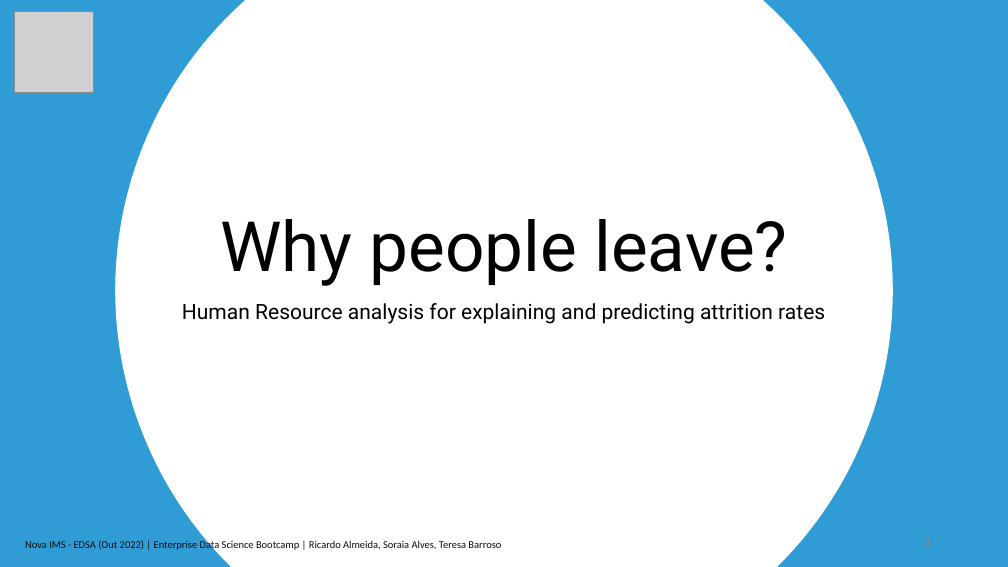
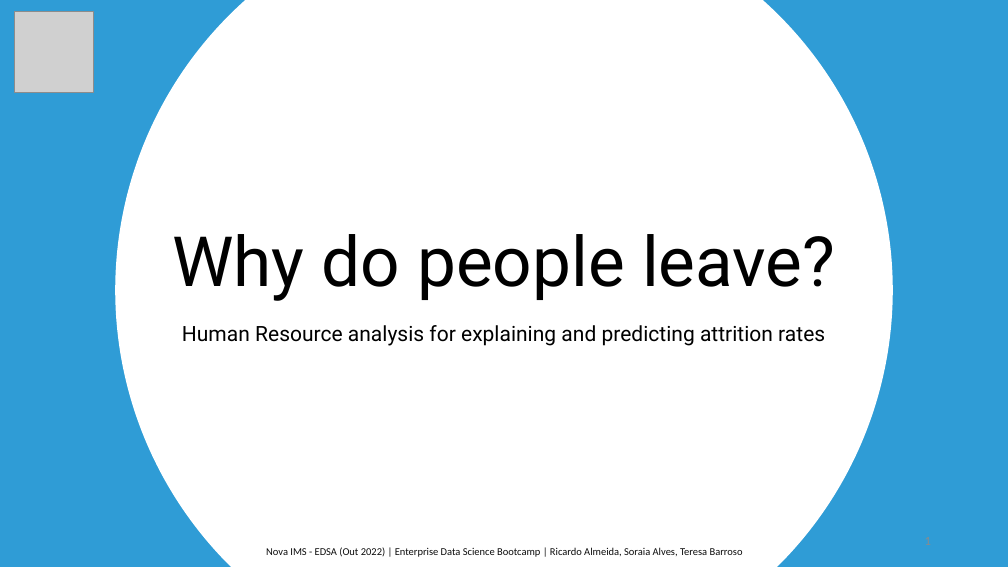
Before and after one commit to Ricardodpalmeida/bootcamp, a slide deck: slide 1 of 3. Presentation/EDSB Intermediary Presentation.pptx. Drawn at 1008x567 pixels with LibreOffice and Linux fonts; fonts in the diff are those of the drawing; grey boxes stand for pictures. Boxes give left, top, right and bottom in pixels: in the first picture for what was removed or moved away, otherwise in the second. Text is boxed around its words. In the diff, an @@ line names an element or a change of style, - is before the commit and + after.

```diff
--- a/3. Presentation/EDSB Intermediary Presentation.pptx
+++ b/3. Presentation/EDSB Intermediary Presentation.pptx
@@ title at [172, 234, 835, 301]: text changed @@
-Why people leave?
+Why do people leave?
@@ subtitle "Human Resource analysis for explaining ...": place and size @@
-subtitle "Human Resource analysis for explaining ..." at [182, 303, 825, 324]
+subtitle "Human Resource analysis for explaining ..." at [182, 325, 825, 346]
@@ text "Nova IMS - EDSA (Out ...": place and size @@
-text "Nova IMS - EDSA (Out ..." at [25, 540, 501, 552]
+text "Nova IMS - EDSA (Out ..." at [266, 547, 743, 557]
```
Also in this commit, not shown: 5 other slides changed, 8 slides added, 4 slides removed, 2 other files.
